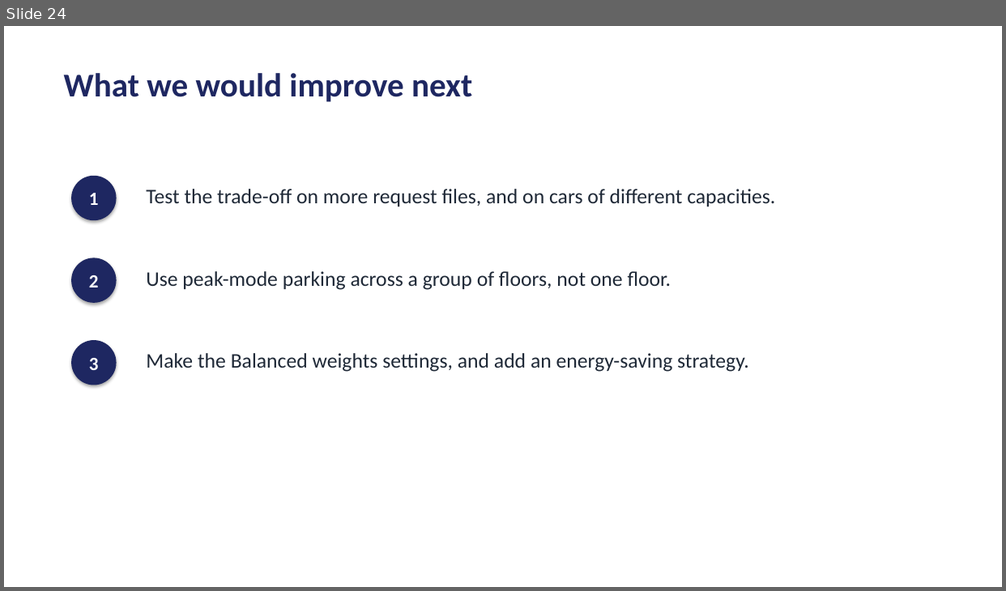
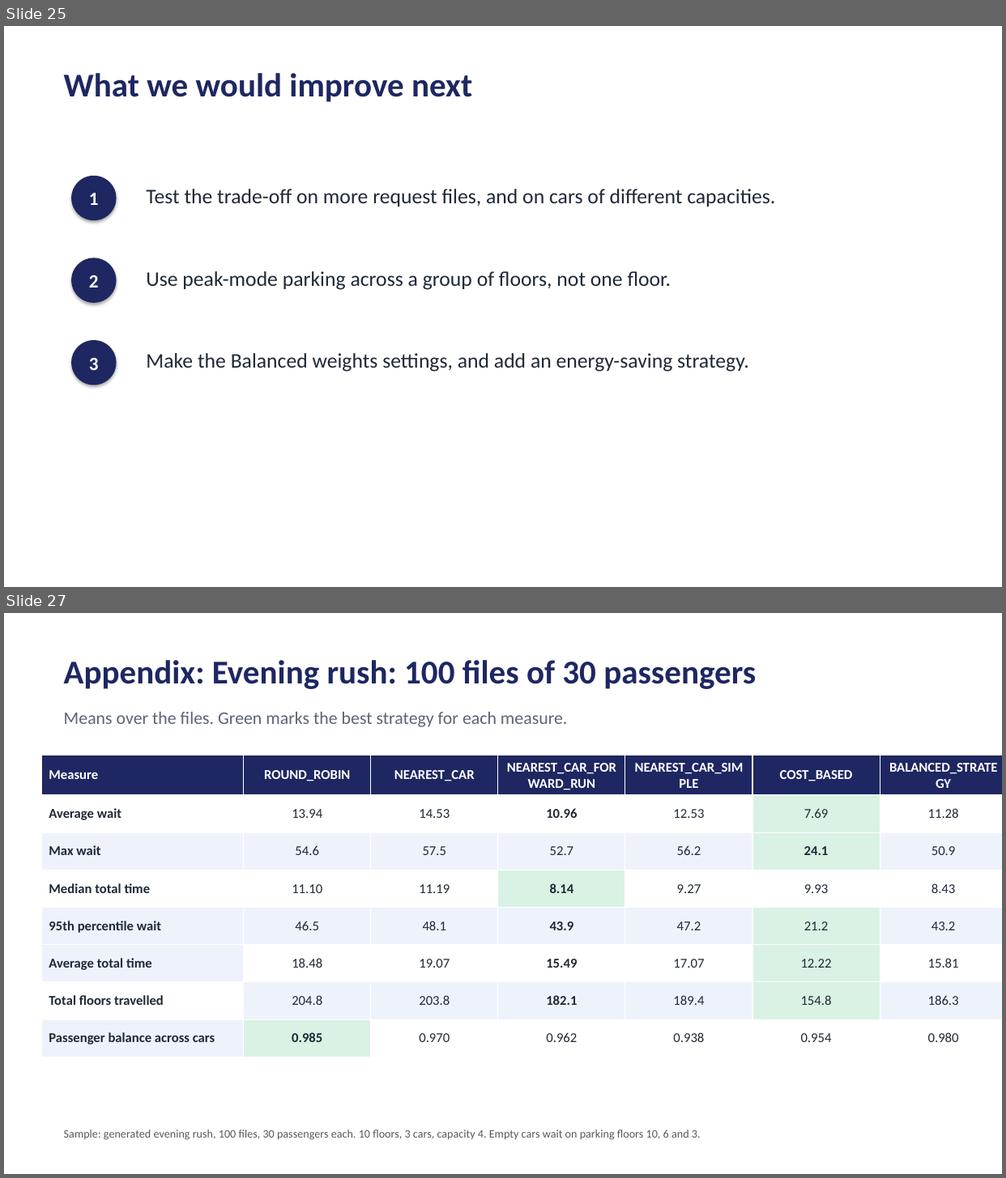
Before and after one commit to yashrajarora/kkr-simulator-python, a slide deck: docs/elevator_strategies_summary.pptx. Shown one above the other, each under a label of ours: slide 24 before the commit, slides 25 and 27 after it; the slides between them are not shown. The pictures are 1006x591 and 1006x1178 pixels, drawn with LibreOffice and Linux fonts; fonts in the diff are those of the drawing. Boxes give left, top, right and bottom in pixels: in the first picture for what was removed or moved away, otherwise in the second. Text is boxed around its words. In the diff, an @@ line names an element or a change of style, - is before the commit and + after.

Commit message:
Changes to nearest car scenario and other sample data changes

```diff
--- a/docs/elevator_strategies_summary.pptx
+++ b/docs/elevator_strategies_summary.pptx
@@ slide 27 added at [4,613,1002,1174], background #FFFFFF @@
@@ text added at [64,660,756,689], 32 pt, text #1E2761, bold @@
+Appendix: Evening rush: 100 files of 30 passengers
@@ text added at [64,712,567,727], 17 pt, text #5B6478 @@
+Means over the files. Green marks the best strategy for each measure.
@@ table added at [41,756,1002,1057], 8 rows, 7 columns @@
+Measure | ROUND_ROBIN | NEAREST_CAR | NEAREST_CAR_FORWARD_RUN | NEAREST_CAR_SIMPLE | COST_BASED | BALANCED_STRATEGY
+Average wait | 13.94 | 14.53 | 10.96 | 12.53 | 7.69 | 11.28
+Max wait | 54.6 | 57.5 | 52.7 | 56.2 | 24.1 | 50.9
+Median total time | 11.10 | 11.19 | 8.14 | 9.27 | 9.93 | 8.43
+95th percentile wait | 46.5 | 48.1 | 43.9 | 47.2 | 21.2 | 43.2
+Average total time | 18.48 | 19.07 | 15.49 | 17.07 | 12.22 | 15.81
+Total floors travelled | 204.8 | 203.8 | 182.1 | 189.4 | 154.8 | 186.3
+Passenger balance across cars | 0.985 | 0.970 | 0.962 | 0.938 | 0.954 | 0.980
@@ text added at [64,1130,701,1140], 11 pt, text #595959 @@
+Sample: generated evening rush, 100 files, 30 passengers each. 10 floors, 3 cars, capacity 4. Empty cars wait on parking floors 10, 6 and 3.
@@ what was slide 24 is now slide 25 @@
```
Also in this commit, not shown: 11 slides changed, 5 other slides added, 13 other files.
